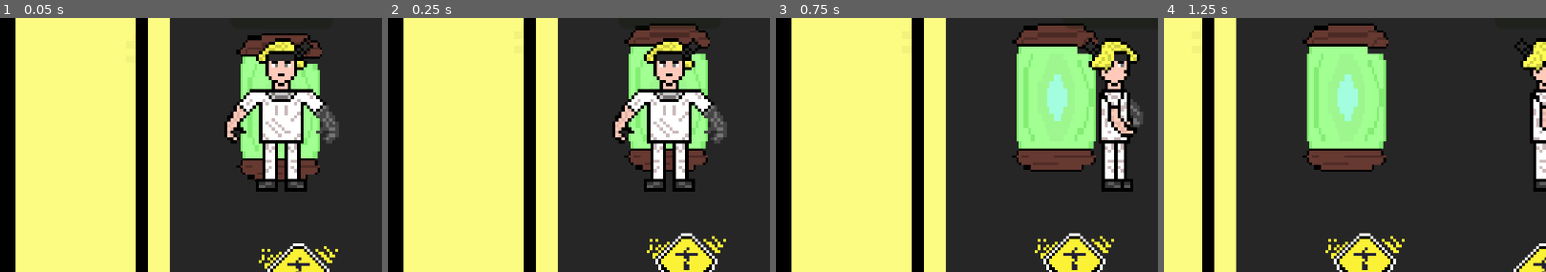
Above: before the commit, frames 1-4 (left to right).
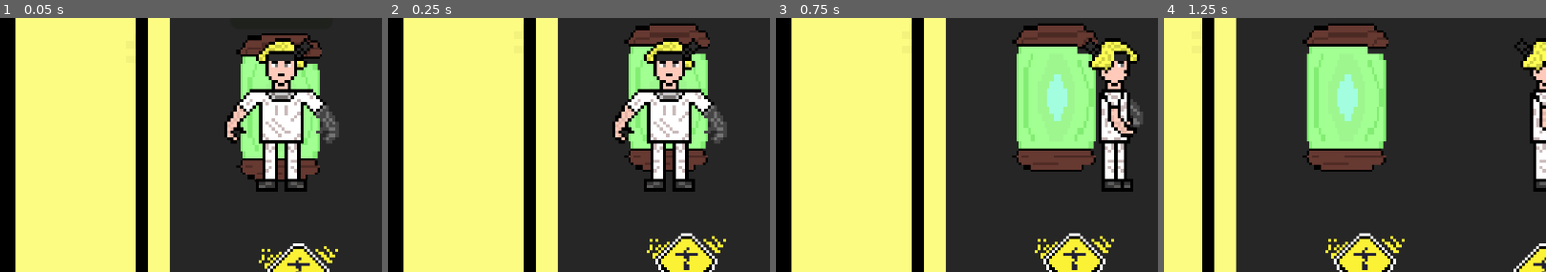
Above: after the commit, the same moments.

Repository: AlhemyD/Another
Game: Godot game, scene res://scenes/sai_room/sai_room.tscn
Same seed, same stepped clock (60 frames per second), same inputs: the game is played once before the commit and once after it.
Inputs:
- Up to frame 1 (0.05 s): no input
- Up to frame 2 (0.25 s): no input
- Up to frame 3 (0.75 s): tap Enter at 0.5 s; hold Right (move_right) from 0.53 s (still down); tap X (attack) at 0.6 s
- Up to frame 4 (1.25 s): keep holding Right (move_right)
The pictures show only the part of the screen within x 0-50%, y 29-79%; the shares and areas given below are measured in that part.

Frame 1 is identical in both runs. In frame 2, 0.1% of the frame differs, in the area x 68-81%, y 3-5%; in frame 3, less than 0.1%; in frame 4, less than 0.1%.

Commit message:
added healtbar to the player

Diff:
--- a/scenes/player/player.gd
+++ b/scenes/player/player.gd
@@ -13,10 +13,12 @@
 var alive = true
 var attack_in_progress = false
 
+var regen = false
 
 var screen_size
 
 func _ready():
+
 	screen_size = Vector2(pow(2,20),pow(2,20))
 	var cam=$Camera2D
 	cam.limit_left = limit_left
@@ -77,6 +79,7 @@
 			#$AnimatedSprite2D.animation = "attack_down"
 			pass #play attack animation DOWN
 		$deal_attack_timer.start()
+	update_health()
 	move_and_slide()
 
 	enemy_attack()
@@ -125,7 +128,24 @@
 
 func update_health():
 	var healthbar = $HealthBar
+	healthbar.value = hp
+
+	if hp >= 100:
+		healthbar.visible = false
+	else:
+		healthbar.visible = true
+		if not regen:
+			$regen_timer.start()
+			regen = true
+
 
 
 func _on_regen_timer_timeout() -> void:
-	pass # Replace with function body.
+	if hp < 100 and alive and regen:
+		hp+=20
+
+		if hp>100:
+			hp=100
+			$regen_timer.stop()
+			regen = false
+		print("Healed player + 20 hp, current HP: ",hp)
--- a/scenes/player/player.tscn
+++ b/scenes/player/player.tscn
@@ -122,6 +122,7 @@
 motion_mode = 1
 script = ExtResource("1_xjxuh")
 speed = 200
+metadata/_edit_group_ = true
 
 [node name="CollisionShape2D" type="CollisionShape2D" parent="."]
 position = Vector2(0, 26.9167)
